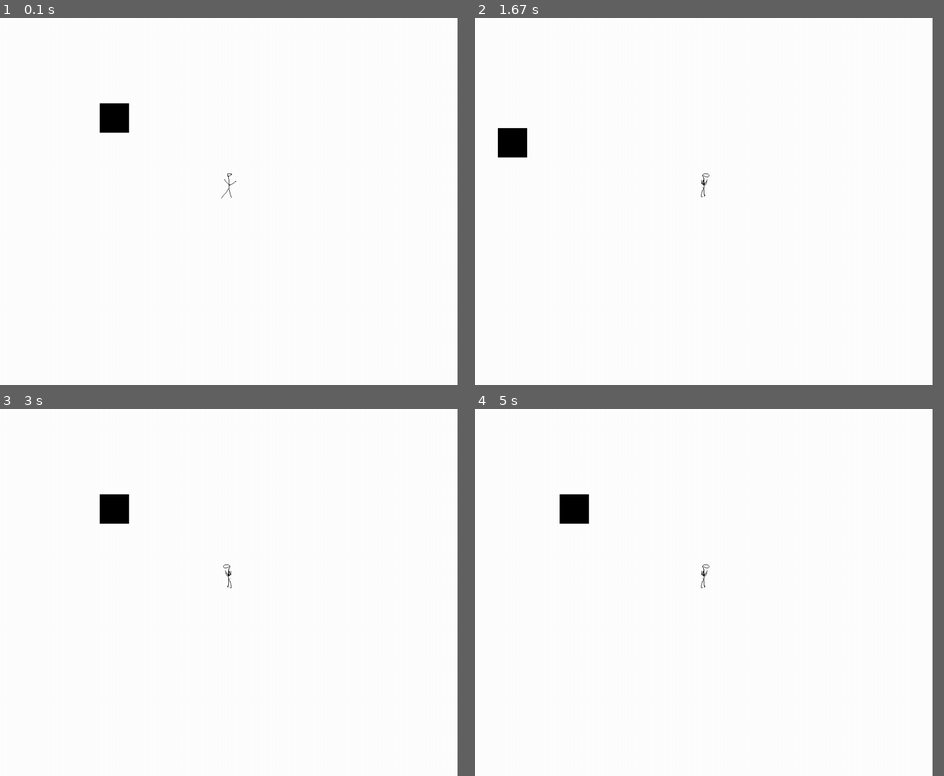
Above: before the commit, frames 1-4 (two rows, left to right).
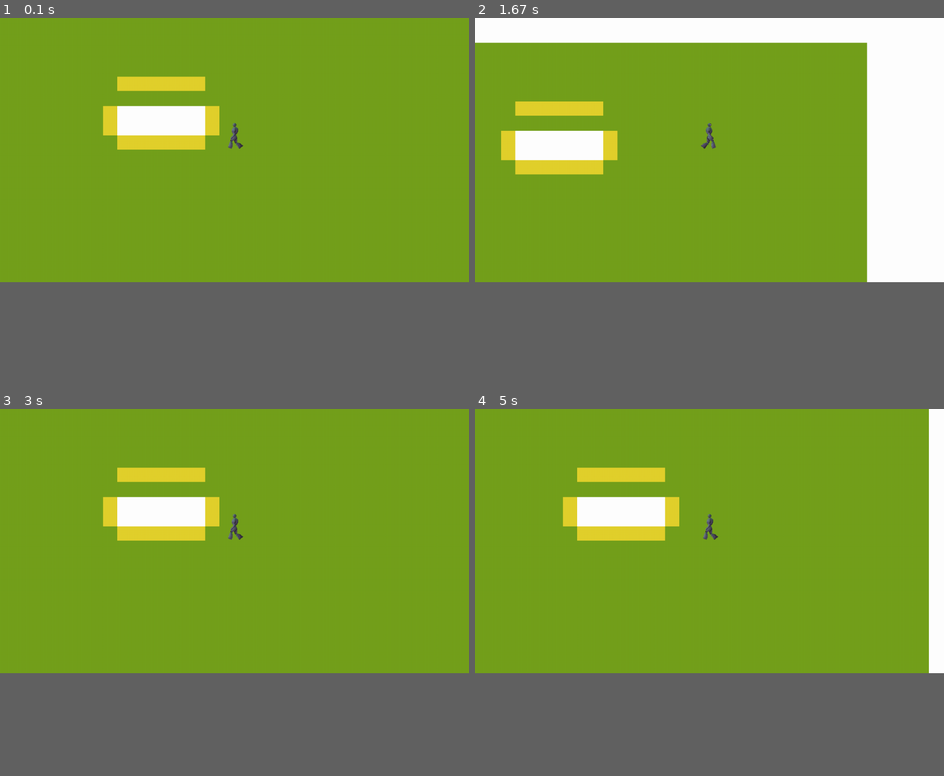
Above: after the commit, the same moments.

Repository: Trickli-bit/EF_Woche_Pygames
Game: pygame game, started from main.py
Two runs of this game, one before a commit and one after it. Both use one fixed random seed, a clock stepped at 60 frames per second and the inputs below.
Inputs:
- Up to frame 1 (0.1 s): no input
- Up to frame 2 (1.67 s): hold Right 0.33-0.8 s; hold Up 0.83-1.13 s; hold Right 1.17-1.63 s
- Up to frame 3 (3 s): hold Left 1.67-2.2 s; hold Down 2.23-2.53 s; hold Left 2.57-2.97 s
- Up to frame 4 (5 s): hold Up 3-3.37 s; hold Right 3.4-4.03 s; hold Down 4.07-4.43 s; hold Left 4.47-4.93 s; hold Right from 4.97 s (still down)
In our replay, the window is 878x703 before the commit and 900x506 after it. These sizes can differ from the game's own. Grey fills any space a smaller window leaves; there, only what the larger window draws over its background counts as a difference.

The runs differ from the first frame. In frame 1, 69% of the frame differs, in the area x 0-98%, y 0-72%; in frame 2, 53%; in frame 3, 69%; in frame 4, 68%.

Commit message:
FloorGeneration

Diff:
--- /dev/null
+++ b/Engine/Entity_Classes/floor.py
@@ -0,0 +1,23 @@
+import Engine.entities as entities
+import pygame
+
+class Floor(entities.Entity):
+    def __init__(self, pos_x, pos_y, rect, rect_attach, scale, source, solid = False, is_spritesheet = True, fix = False, base_sprite=0, ani_frames_count=5, ani_animations={}):
+        super().__init__(pos_x, pos_y, rect, rect_attach, scale, source, solid, is_spritesheet, fix, base_sprite, ani_frames_count, ani_animations)
+
+class Grass(Floor):
+    def __init__(self, pos_x, pos_y, rect = pygame.Rect(0, 0, 64, 64), rect_attach = "topleft", scale = (64, 64), source = r"Engine\Entity_Classes\Sprites_Entity_Classes\Floor.png", solid = False, is_spritesheet = True, fix = False, base_sprite=0, ani_frames_count=5, ani_animations={}, flip = False):
+        self.base_sprite = base_sprite
+
+        super().__init__(pos_x, pos_y, rect, rect_attach, scale, source, solid, is_spritesheet, fix, base_sprite, 5, ani_animations)
+
+
+
+        if not hasattr(self, "image") or self.image is None:
+            print("WARNUNG: Kein Bild für Grass!")
+
+        if flip:
+            self.image = pygame.transform.flip(self.image, True, False)
+
+    def update(self, dx = 0, dy = 0, keys = []):
+        super().update(dx, dy, keys)
--- a/Engine/entities.py
+++ b/Engine/entities.py
@@ -8,7 +8,7 @@
         super().__init__()
 
         """Klasse zur Erstellung von Entitäten (Alle Dinge die ein Sprite besitzen und nicht zum Hintergrund gehören)
-        param: \t pos_x, pos_y, (pos_x = 0, pos_y = 0, breite, höhe) Rechteck_attachment, Skalierung, Pfad, Ist_SpriteSheet?, Solid?, Basis Sprite, Anz. Frames, Animationen in einem Dict mit {"Animat …(73 unchanged characters)…
+        param: \t pos_x (int), pos_y, (int) (pos_x = 0, pos_y = 0, breite, höhe) Rechteck_attachment (str), Skalierung (int), Pfad (r-str), Ist_SpriteSheet? (boolean), Solid? (boolean), Basis Sprite (int), Anz. Frames (int), Animationen in einem Dict mit {"Animat …(73 unchanged characters)…
 
         self.fix = fix
         self.rect_attach = rect_attach
@@ -17,10 +17,13 @@
         self.solid = solid
         self.pos_x = pos_x
         self.pos_y = pos_y
+        self.ani_animations = ani_animations
+        print(ani_frames_count)
 
 
         if is_spritesheet:
-            self.Animation = sprite_sheet.SpriteSheetAnimation(source, rect, ani_frames_count, ani_animations)
+            self.Animation = sprite_sheet.SpriteSheetAnimation(source, rect, ani_frames_count, ani_animations, base_sprite)
+            print("This is: ", base_sprite, self.pos_x, self.pos_y)
             self.image = self.Animation.frames[base_sprite]
         else:
             self.Animation = sprite_sheet.SpriteSheet(source)
@@ -36,7 +39,8 @@
     def update(self, dx = 0, dy = 0, *args):
         # Animation aktualisieren
         if self.is_spritesheet:
-            self.Animation.update()
+            if self.ani_animations != {}:
+                self.Animation.update()
         if not self.fix:
             self.rect.x += dx
             self.rect.y += dy
@@ -51,8 +55,8 @@
         super().__init__(pos_x, pos_y, rect, rect_attach, scale, source, solid, is_spritesheet, fix, base_sprite, ani_frames_count, ani_animations)
 
         """Entität die sich bewegen kann. Erbt von Entity.
-        param: \t pos_x, pos_y, breite, höhe, Rechteck_attac …(164 unchanged characters)… , loop (bolean)] ---> Standart: "walking", "walking_s", "walking_w" -> Dabei soll immer ein Frame zuvor für das Standartframe sein.]}"""
-        # Afubau SpriteSheet Frame 1: standarfframe walking, 2-n walking animation, n+1: standardframe walking_s, n+2 - m walking_s animation, m+1: standardframe walking_w, m+2 - x walking_w animation
+        param: \t pos_x, pos_y, breite, höhe, Rechteck_attac …(164 unchanged characters)… , loop (bolean)] ---> Standart: "walking_a", "walking_d", "walking_s", "walking_w" -> Dabei soll immer ein Frame zuvor für das Standartframe sein.]}"""
+        # Afubau SpriteSheet Frame 1: standarfframe walking_a, 2-n walking animation_a, n+1: standartframe walking_d, n+2 - s animation_d, s+1: standardframe walking_s, s+2 - m walking_s animation, m+1: standardframe walking_w, m+2 - x walking_w animation
         self.dx = 0
         self.dy = 0
         self.speed = 3
@@ -69,11 +73,9 @@
         """
 
         if self.dx > 0:
-            self.animation_name = 'walking'
-            self.flip = False
+            self.animation_name = 'walking_d'
         elif self.dx < 0:
-            self.animation_name = 'walking'
-            self.flip = True
+            self.animation_name = 'walking_a'
         elif self.dy < 0:
             self.animation_name = 'walking_w'
         elif self.dy > 0:
@@ -83,19 +85,17 @@
 
             if self.dx == 0 and self.dy == 0 and self.last_animation != (None, False):
                 self.last_animation = (None, self.flip)
-                self.Animation.stop_animation(self.Animation.current_range[0] -1)
+                self.Animation.stop_animation(self.Animation.current_range[0])
                 self.image = self.Animation.image
                 if self.flip:
                     self.image = pygame.transform.flip(self.image, True, False)
                 self.animation_name = None
             else:
                 if self.last_animation != (self.animation_name, self.flip):
-                    self.Animation.stop_animation(self.Animation.current_range[0] -1)
+                    self.Animation.stop_animation(self.Animation.current_range[0])
                     self.Animation.start_animation(self.animation_name)
                     self.last_animation = (self.animation_name, self.flip)
             self.image = self.Animation.image
-            if self.flip:
-                self.image = pygame.transform.flip(self.image, True, False)
 
 
     def collition(self, pos_x=0, pos_y=0):
--- a/Engine/sprite_sheet.py
+++ b/Engine/sprite_sheet.py
@@ -1,4 +1,6 @@
 import pygame
+
+frames_dict = {}
 
 class SpriteSheet(pygame.sprite.Sprite):
 
@@ -37,7 +39,7 @@
 
 class SpriteSheetAnimation(SpriteSheet):
 
-    def __init__(self, filename, rect, image_count, animations):
+    def __init__(self, filename, rect, image_count, animations, standardframe = 0):
         """ Erstellt die Sprites für eine Animation
         param:\t Pfad zum Sprite (r"str) !Standard: 1. frame: Standard
         param:\t Rechteck zur Bestimmung der Grösse eines Sprites (pygame.rect, Tupel mit (posx, posy, width, height))
@@ -51,8 +53,16 @@
         self.current_frame = 0
         self.current_range = [0,0,0,True]
 
-        self.frames = self.load_sprites(rect, image_count)
-        self.standardframe = self.frames[0]
+        print(frames_dict, filename)
+
+        if filename not in frames_dict:
+            print("new Animation", image_count)
+            self.frames = self.load_sprites(rect, image_count)
+            frames_dict[filename] = self.frames
+        else:
+            self.frames = frames_dict[filename]
+
+        self.standardframe = self.frames[standardframe]
         self.loop = True
         self.image = self.standardframe
 
@@ -77,7 +87,6 @@
                 if not self.loop:
                     self.stop_animation()
                 self.current_frame = self.current_range[0]
-                print("reset")
         self.framecounter += 1
         return self.current_frame
 
--- a/Main/events.py
+++ b/Main/events.py
@@ -13,8 +13,6 @@
             if entity.solid and other.rect.colliderect(entity.rect):
                 other.collition(entity.rect.x , entity.rect.y)
 
-
-
     def update(self):
         """ Aktualisiert die Kollisionen für alle beweglichen Entitäten."""
         for movable in self.movable_entities:
--- /dev/null
+++ b/Main/generation.py
@@ -0,0 +1,110 @@
+import csv
+import Engine.Entity_Classes.floor as Floor
+
+class generateLandscape():
+    """Liest eine CSV-Datei ein und erstellt eine 2D-Liste der Werte."""
+    def __init__(self, spritegroup):
+        filename = "Main/mapCSV.csv"
+        """ Initialisiert die Klasse mit dem Dateinamen der CSV-Datei.
+        param:\t filename (str) - Pfad zur CSV-Datei."""
+
+        self.map = self.readCSV(filename)
+        self.spritegroup = spritegroup
+
+        self.elem = {
+            0: "grass",
+            1: "grass_l_potsoile",
+            2: "grass_r_potsoile",
+            3: "grass_t_potsoile",
+            4: "grass_b_potsoile",
+            5: "grass_tl_potsoile",
+            6: "grass_tr_potsoile",
+            7: "grass_bl_potsoile",
+            8: "grass_br_potsoile",
+            9: "potsoile",
+            10: "wall"
+        }
+
+        self.update_grass_tiles()
+
+    def readCSV(self, filename):
+        """Liest die CSV-Datei und erstellt die 2D-Liste der Werte.
+        param:\t filename (str) - Pfad zur CSV-Datei."""
+
+        with open(filename, "r") as file:
+            print("Öffne Datei:", filename)
+            reader = csv.reader(file)
+            data = [list(map(int, row)) for row in reader]
+
+        return data
+
+    def update_grass_tiles(self):
+        """Ersetzt die grass-Zellen basierend auf Nachbarzellen. MADE BY COPILOT"""
+        rows = len(self.map)
+        cols = len(self.map[0])
+
+        # Kopie der Daten erstellen, damit wir nicht mitten im Update falsche Nachbarn sehen
+        new_map = [row[:] for row in self.map]
+
+        for i in range(rows):
+            for j in range(cols):
+                if self.map[i][j] == 0:  # grass
+                    # Nachbarn prüfen (mit Randprüfung)
+                    top = self.map[i-1][j] if i > 0 else None
+                    bottom = self.map[i+1][j] if i < rows-1 else None
+                    left = self.map[i][j-1] if j > 0 else None
+                    right = self.map[i][j+1] if j < cols-1 else None
+
+                    # Regeln für potsoile-Nachbarn
+                    if right == 9:
+                        new_map[i][j] = 2  # grass_r_potsoile
+                    if left == 9:
+                        new_map[i][j] = 1  # grass_l_potsoile
+                    if top == 9:
+                        new_map[i][j] = 3  # grass_t_potsoile
+                    if bottom == 9:
+                        new_map[i][j] = 4  # grass_b_potsoile
+
+                    # Ecken prüfen (Beispiel: oben links)
+                    if top == 9 and left == 9:
+                        new_map[i][j] = 5  # grass_tl_potsoile
+                    if top == 9 and right == 9:
+                        new_map[i][j] = 6  # grass_tr_potsoile
+                    if bottom == 9 and left == 9:
+                        new_map[i][j] = 7  # grass_bl_potsoile
+                    if bottom == 9 and right == 9:
+                        new_map[i][j] = 8  # grass_br_potsoile
+
+        self.map = new_map
+
+    def generateElements(self):
+            self.horizontal_segment_counter = -1
+            self.vertical_segment_counter = -1
+            for row in self.map:
+                self.horizontal_segment_counter = -1
+                self.vertical_segment_counter += 1
+                for elem in row:
+                    self.horizontal_segment_counter += 1
+                    if elem == 0:
+                        self.spritegroup.add(Floor.Grass(self.horizontal_segment_counter * 64, self.vertical_segment_counter * 64, base_sprite=0))
+                    if elem == 1:
+                        self.spritegroup.add(Floor.Grass(self.horizontal_segment_counter * 64, self.vertical_segment_counter * 64, base_sprite=1, flip=True))
+                    if elem == 2:
+                        self.spritegroup.add(Floor.Grass(self.horizontal_segment_counter * 64, self.vertical_segment_counter * 64, base_sprite=1))
+                    if elem == 3:
+                        self.spritegroup.add(Floor.Grass(self.horizontal_segment_counter * 64, self.vertical_segment_counter * 64, base_sprite=4))
+                    if elem == 4:
+                        self.spritegroup.add(Floor.Grass(self.horizontal_segment_counter * 64, self.vertical_segment_counter * 64, base_sprite=4, flip=True))
+                    if elem == 5:
+                        self.spritegroup.add(Floor.Grass(self.horizontal_segment_counter * 64, self.vertical_segment_counter * 64, base_sprite=3))
+                    if elem == 6:
+                        self.spritegroup.add(Floor.Grass(self.horizontal_segment_counter * 64, self.vertical_segment_counter * 64, base_sprite=3, flip=True))
+                    if elem == 7:
+                        self.spritegroup.add(Floor.Grass(self.horizontal_segment_counter * 64, self.vertical_segment_counter * 64, base_sprite=2, flip=True))
+                    if elem == 8:
+                        self.spritegroup.add(Floor.Grass(self.horizontal_segment_counter * 64, self.vertical_segment_counter * 64, base_sprite=2))
+                    if elem == 9:
+                        print(f"Erstelle Wand an Position ({self.horizontal_segment_counter * 64}, {self.vertical_segment_counter * 64})")
+
+
+            return self.spritegroup
--- /dev/null
+++ b/Main/mapCSV.csv
@@ -0,0 +1,9 @@
+0,0,0,0,0,0,0,0,0,0,0,0,0,0,0,0
+0,0,0,0,0,0,0,0,0,0,0,0,0,0,0,0
+0,0,0,0,0,0,0,0,0,0,0,0,0,0,0,0
+0,0,0,0,9,9,9,0,0,0,0,0,0,0,0,0
+0,0,0,0,0,0,0,0,0,0,0,0,0,0,0,0
+0,0,0,0,0,0,0,0,0,0,0,0,0,0,0,0
+0,0,0,0,0,0,0,0,0,0,0,0,0,0,0,0
+0,0,0,0,0,0,0,0,0,0,0,0,0,0,0,0
+0,0,0,0,0,0,0,0,0,0,0,0,0,0,0,0
--- a/Main/settings.py
+++ b/Main/settings.py
@@ -1,4 +1,4 @@
 
-SCREEN_WIDTH = 1000
-SCREEN_HEIGHT = 800
+SCREEN_WIDTH = 1024
+SCREEN_HEIGHT = 576
 SOLID_FRAME_HIGHT = 64
--- a/Main/test.py
+++ b/Main/test.py
@@ -1,7 +1,5 @@
 import pygame
+import generation
 
-try:
-    img = pygame.image.load(r"db6hy2w-4db8a954-a6e1-4e46-b202-2d2786241df4 (1).png")
-    print("Bild erfolgreich geladen:", img.get_size())
-except pygame.error as e:
-    print("Fehler beim Laden:", e)
+Map = generation.generateLandscape("Main/mapCSV.csv")
+Map.generate_map()
--- a/main.py
+++ b/main.py
@@ -3,6 +3,8 @@
 import Engine.entities as entities
 import Main.events as events
 import Player.player as player
+import Main.generation as generation
+import Engine.Entity_Classes.floor as Floor
 import sys
 import time
 
@@ -16,26 +18,35 @@
 clock = pygame.time.Clock()
 
 entities_group = pygame.sprite.Group()
+floor_group = pygame.sprite.Group()
 moving_entities_group = pygame.sprite.Group()
 playerGroup = pygame.sprite.GroupSingle()
 
-Player = player.Player(settings.SCREEN_WIDTH//2, settings.SCREEN_HEIGHT//2, pygame.Rect(0, 0, 64, 64), "midbottom", (64,64), r"pixilart-sprite.png",True, True, True, 0, 10, {"walking_w": [0, 1, 20, True], "walking_s": [2, 3, 20, True], "walking": [4, 5, 20, True]})
-Wall = entities.Entity(250, 250, pygame.Rect(0, 0, 64, 64), "midbottom", (64,64), r"Wall.png", True, False)
+Player = player.Player(settings.SCREEN_WIDTH//2, settings.SCREEN_HEIGHT//2, pygame.Rect(0, 0, 64, 64), "midbottom", (64, 64), r"Player\player.png",True, True, True, 0, 17, {"walking_a": [0, 3, 5, True], "walking_d": [4, 7, 5, True], "walking_s": [8, 13, 5, True], "walking_w": [14, 16, 5, True]})
 
-entities_group.add(Wall)
+
+
+entities_group.add()
 playerGroup.add(Player)
 
 Colliton = events.Collision(entities_group, moving_entities_group)
 
-
 # Run until the user asks to quit
 
 a = True
+start_generation = True
+
+print("GOOOOO")
 
 running = True
 while running:
 
+    screen.fill((255, 255, 255))
 
+    if start_generation:
+        Map = generation.generateLandscape(floor_group)
+        Map.generateElements()
+        start_generation = False
 
     for event in pygame.event.get():
         if event.type == pygame.QUIT:
@@ -45,7 +56,8 @@
 
     Colliton.update()
 
-    screen.fill((255, 255, 255))
+    floor_group.update(-Player.dx, -Player.dy, keys)
+    floor_group.draw(screen)
 
     entities_group.update(-Player.dx, -Player.dy, keys)
     entities_group.draw(screen)
Binary file added: Engine/Entity_Classes/Sprites_Entity_Classes/Floor.png
Binary file added: Player/player.png
